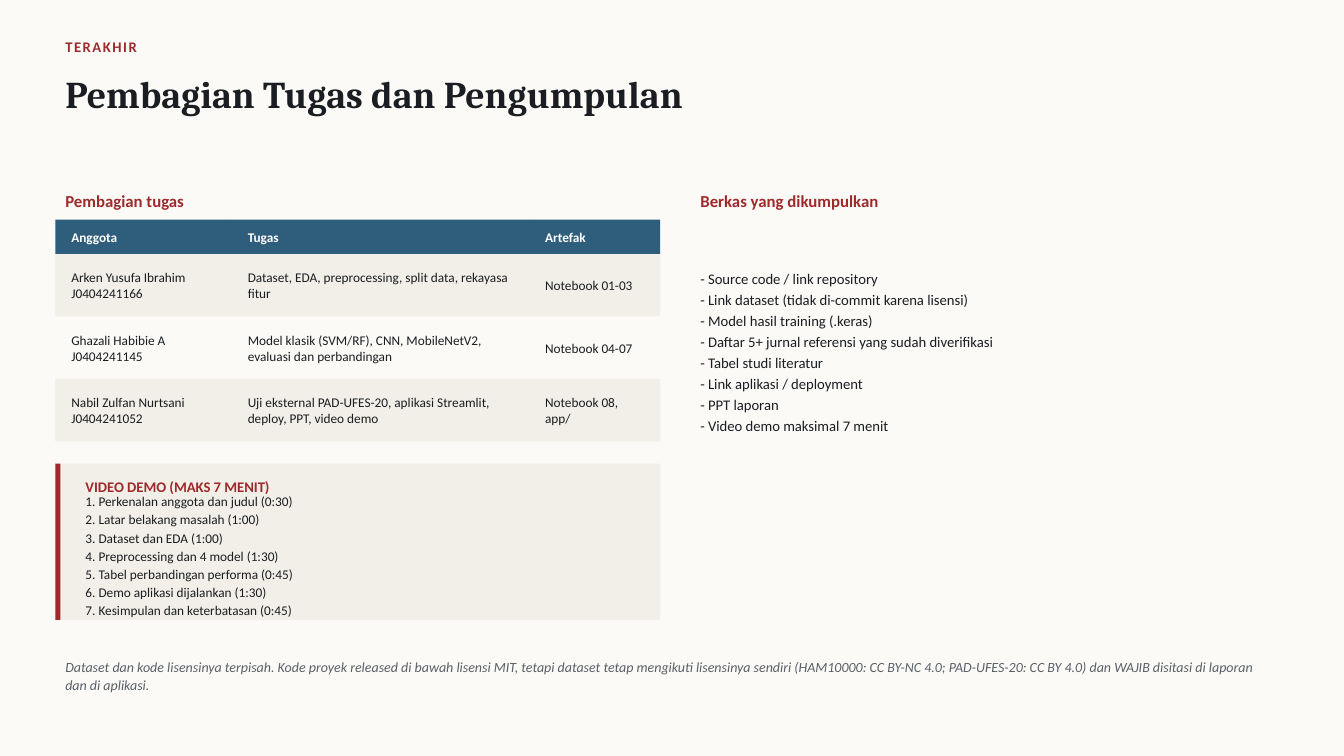
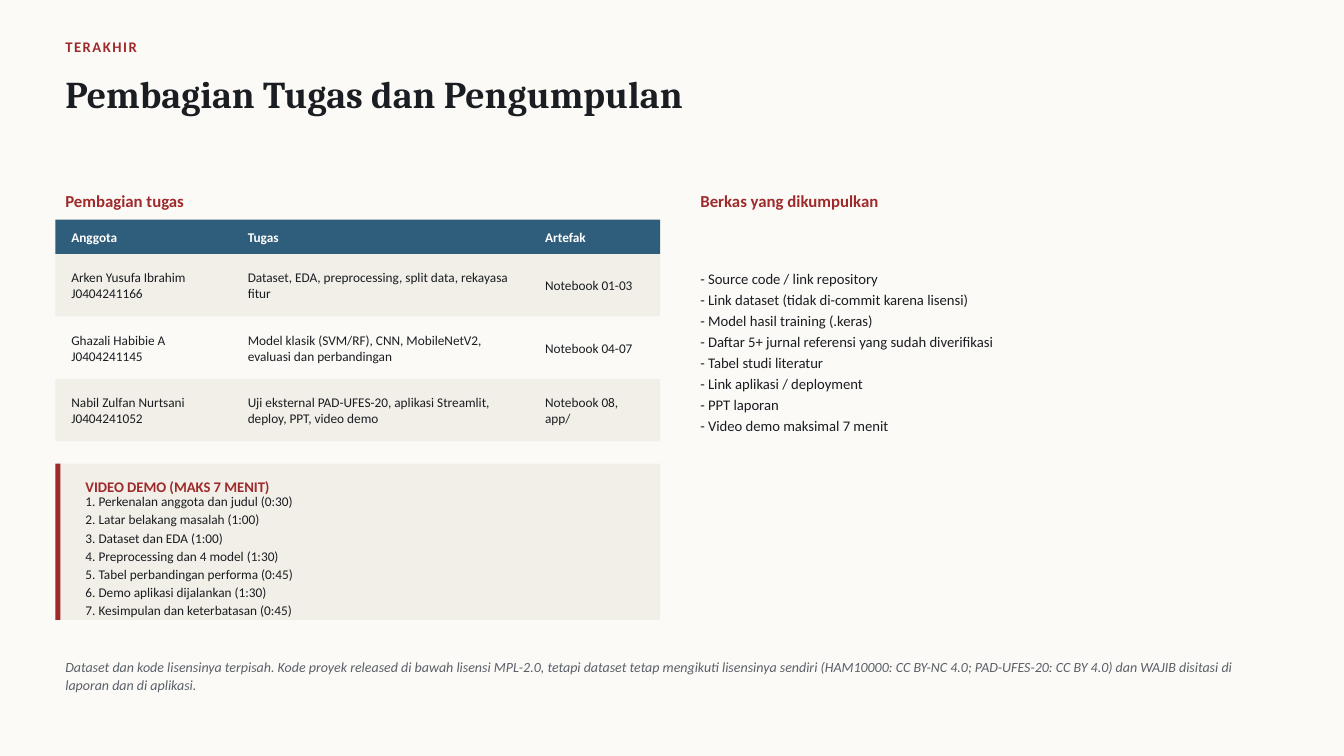
Before and after one commit to Grenaydinkamil/ProjectForestry_ML2026_Mendekteksi_Lesi_Kulit, a slide deck: slide 14 of docs/PPT_Laporan_Project.pptx. Drawn at 1344x756 pixels with LibreOffice and Linux fonts; fonts in the diff are those of the drawing. Boxes give left, top, right and bottom in pixels: in the first picture for what was removed or moved away, otherwise in the second. Text is boxed around its words. In the diff, an @@ line names an element or a change of style, - is before the commit and + after.

Commit message:
Ganti lisensi kode ke MPL-2.0 sesuai permintaan
LICENSE sekarang memakai teks resmi MPL-2.0 (Mozilla Public License 2.0),
identik dengan berkas LICENSE yang dibuat GitHub. Ditambahkan catatan
bahwa lisensi dataset (HAM10000 CC BY-NC 4.0 dan PAD-UFES-20 CC BY 4.0)
tetap terpisah dan tidak ikutreleased dalam lisensi kode.

README dan kedua file PPT diselaraskan.

```diff
--- a/docs/PPT_Laporan_Project.pptx
+++ b/docs/PPT_Laporan_Project.pptx
@@ text at (65,662,1232,692): text changed @@
-Dataset dan kode lisensinya terpisah. Kode proyek released di bawah lisensi MIT, tetapi dataset tetap mengikuti lisensinya sendiri (HAM10000: CC BY-NC 4.0; PAD-UFES-20: CC BY 4.0) dan WAJIB disitasi di laporan dan di aplikasi.
+Dataset dan kode lisensinya terpisah. Kode proyek released di bawah lisensi MPL-2.0, tetapi dataset tetap mengikuti lisensinya sendiri (HAM10000: CC BY-NC 4.0; PAD-UFES-20: CC BY 4.0) dan WAJIB disitasi di laporan dan di aplikasi.
```
Also in this commit, not shown: 4 other files.
